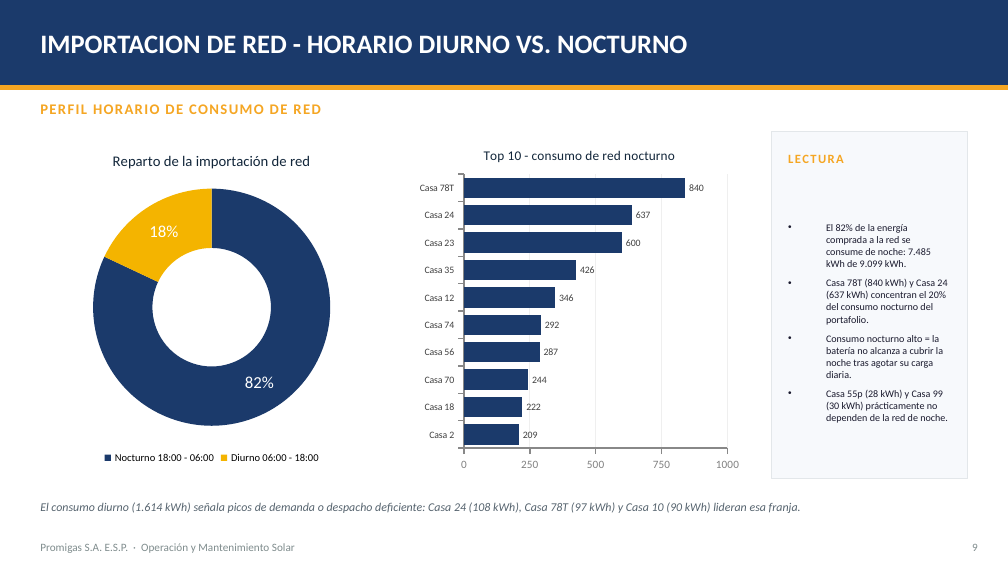
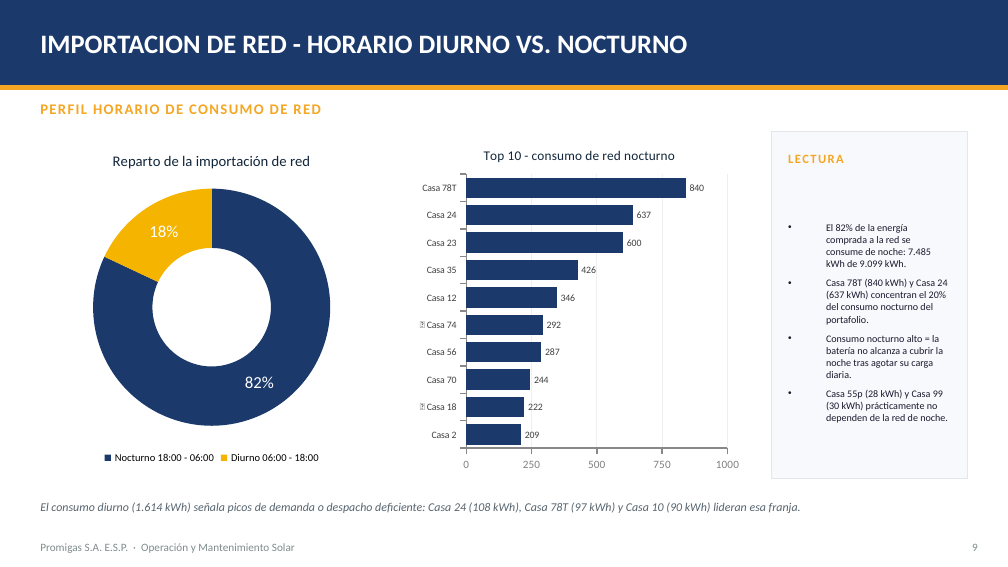
Before and after one commit to ingorozco709/OMSunny, a slide deck: slide 8 of reportes/ProyectoSunny_Reporte_Sep2026.pptx. Drawn at 1008x567 pixels with LibreOffice and Linux fonts; fonts in the diff are those of the drawing. Boxes give left, top, right and bottom in pixels: in the first picture for what was removed or moved away, otherwise in the second. Text is boxed around its words. In the diff, an @@ line names an element or a change of style, - is before the commit and + after.

```diff
--- a/reportes/ProyectoSunny_Reporte_Sep2026.pptx
+++ b/reportes/ProyectoSunny_Reporte_Sep2026.pptx
@@ bar chart at [413,131,746,479] @@
-categories: Casa 2, Casa 18, Casa 70, Casa 56, Casa 74, Casa 12, Casa 35, Casa 23, Casa 24, Casa 78T
+categories: Casa 2, 🧳 Casa 18, Casa 70, Casa 56, 🧳 Casa 74, Casa 12, Casa 35, Casa 23, Casa 24, Casa 78T
```
Also in this commit, not shown: 8 other slides changed, 1 other file.
